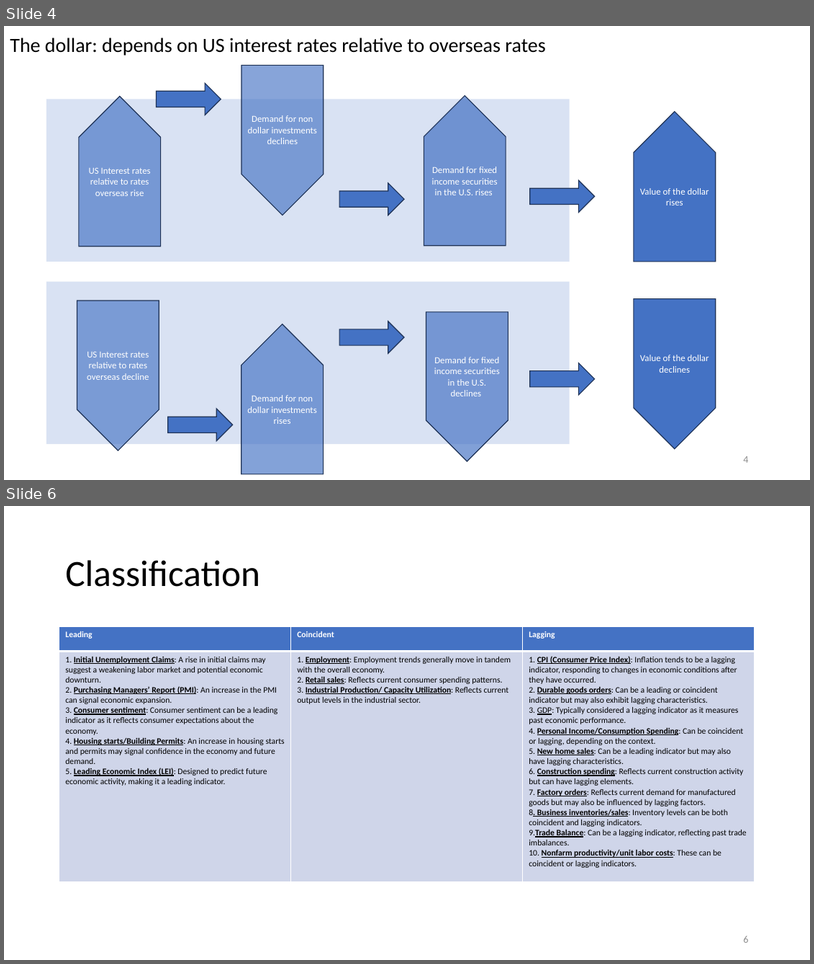
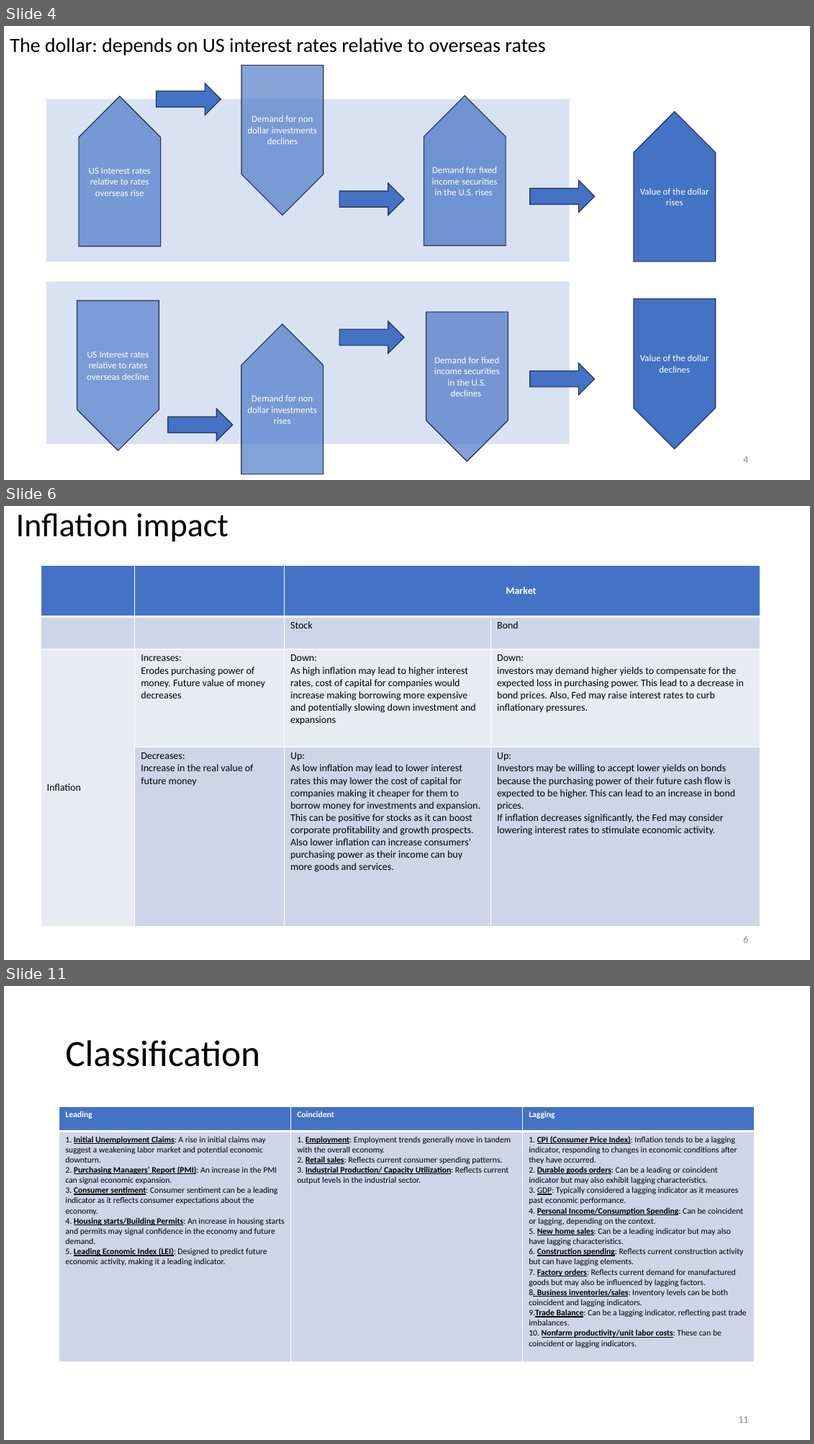
Before and after one commit to omroot/d2l_pytorch, a slide deck: mylearnings/mylecturenotes/TheMacroMinimum.pptx. Shown one above the other, each under a label of ours: slides 4 and 6 before the commit, slides 4, 6 and 11 after it; the slides between them are not shown. The pictures are 814x964 and 814x1444 pixels, drawn with LibreOffice and Linux fonts; fonts in the diff are those of the drawing. Boxes give left, top, right and bottom in pixels: in the first picture for what was removed or moved away, otherwise in the second. Text is boxed around its words. In the diff, an @@ line names an element or a change of style, - is before the commit and + after.

```diff
--- a/mylearnings/mylecturenotes/TheMacroMinimum.pptx
+++ b/mylearnings/mylecturenotes/TheMacroMinimum.pptx
@@ slide 6 added at <box>4,506,810,960</box>, background #FFFFFF @@
@@ title added at <box>16,513,229,542</box>, 39.6 pt, text #000000 @@
+Inflation impact
@@ table added at <box>41,566,761,927</box>, 4 rows, 4 columns @@
+ |  | Market | 
+ |  | Stock | Bond
+Inflation | Increases: / Erodes purchasing power of money. Future value of money decreases | Down: / As high inflation may lead to higher interest rates, cost of capital for companies would increase making borrowing more expensive and potentially slowing down investment and expansions | Down: / investors may demand higher yields to compensate for the expected loss in purchasing power. This lead to a decrease in bond prices. Also, Fed may raise interest rates to curb inflationary pressures.
+ | Decreases: / Increase in the real value of future money | Up: / As low inflation may lead to lower interest rates this may lower the cost of capital for companies making it cheaper for them to borrow money for investments and expansion. This can be positive for stocks as it can boost corporate profitability and growth prospects. Also lower inflation can increase consumers’ purchasing power as their income can buy more goods and services. | Up: / Investors may be willing to accept lower yields on bonds because the purchasing power of their future cash flow is expected to be higher. This can lead to an increase in bond prices. / If inflation decreases significantly, the Fed may consider lowering interest rates to stimulate economic activity.
@@ page number added at <box>743,936,748,942</box>, 12 pt, text #8C8C8C @@
+6
@@ what was slide 6 is now slide 11 @@
@@ page number at <box>738,1416,748,1422</box>: text changed @@
-6
+11
```
Also in this commit, not shown: 1 slide changed, 4 other slides added, 1 other file.
